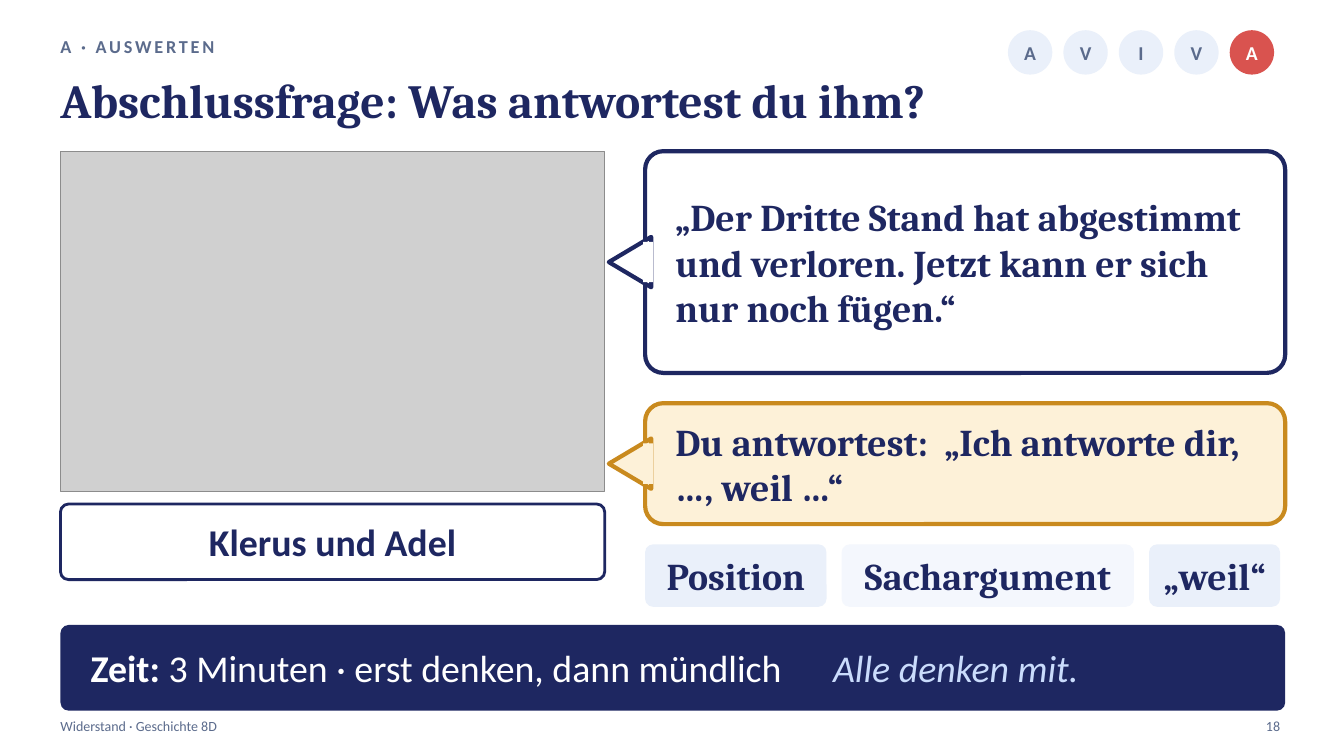
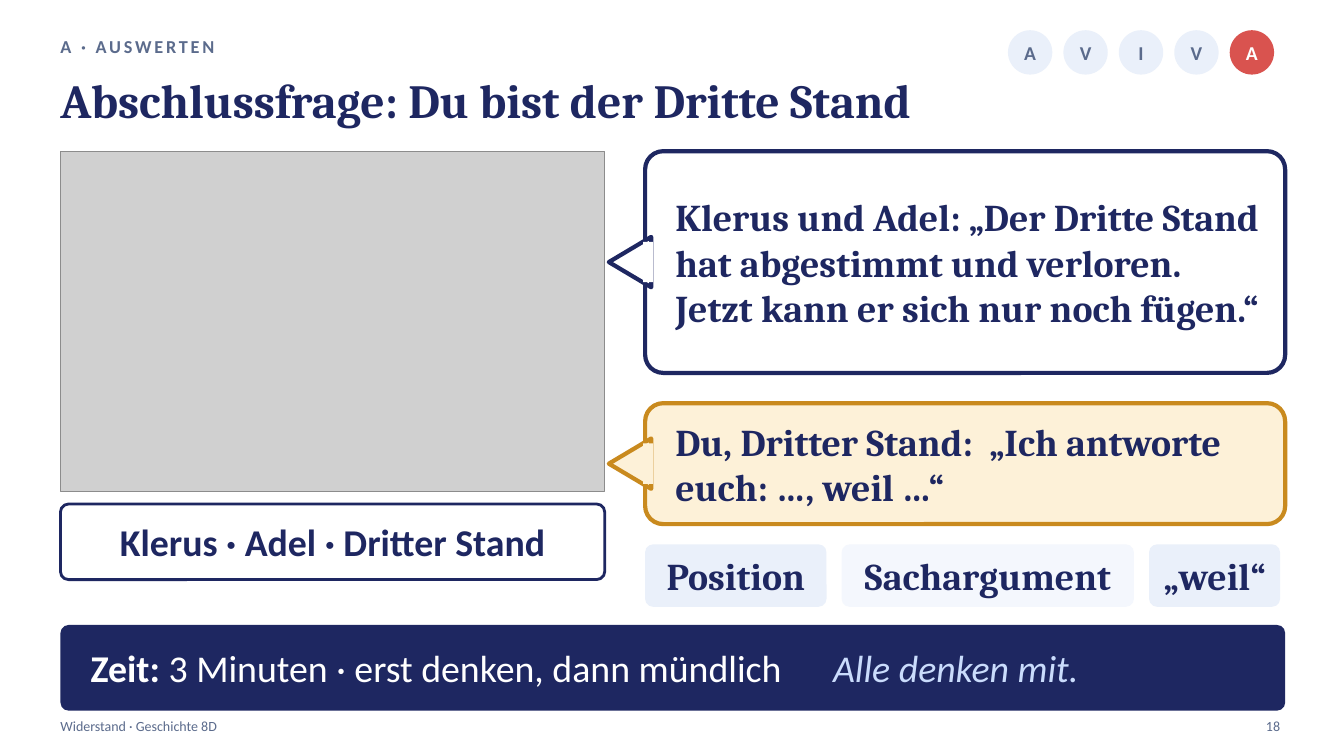
Before and after one commit to golzkonstantin-gif/Schule, a slide deck: slide 18 of Geschichte_8D/Stunde3_Widerstand/Praesentation_Stunde3_Widerstand_8D.pptx. Drawn at 1344x756 pixels with LibreOffice and Linux fonts; fonts in the diff are those of the drawing; grey boxes stand for pictures. Boxes give left, top, right and bottom in pixels: in the first picture for what was removed or moved away, otherwise in the second. Text is boxed around its words. In the diff, an @@ line names an element or a change of style, - is before the commit and + after.

```diff
--- a/Geschichte_8D/Stunde3_Widerstand/Praesentation_Stunde3_Widerstand_8D.pptx
+++ b/Geschichte_8D/Stunde3_Widerstand/Praesentation_Stunde3_Widerstand_8D.pptx
@@ text at (60,84,911,128): text changed @@
-Abschlussfrage: Was antwortest du ihm?
+Abschlussfrage: Du bist der Dritte Stand
@@ text at (675,204,1259,331): text changed @@
-„Der Dritte Stand hat abgestimmt und verloren. Jetzt kann er sich nur noch fügen.“
+Klerus und Adel: „Der Dritte Stand hat abgestimmt und verloren. Jetzt kann er sich nur noch fügen.“
@@ text at (675,429,1221,502): text changed @@
-Du antwortest: „Ich antworte dir, …, weil …“
+Du, Dritter Stand: „Ich antworte euch: …, weil …“
@@ text at (120,529,545,557): text changed @@
-Klerus und Adel
+Klerus · Adel · Dritter Stand
```
Also in this commit, not shown: 1 other slide changed, 12 other files.
